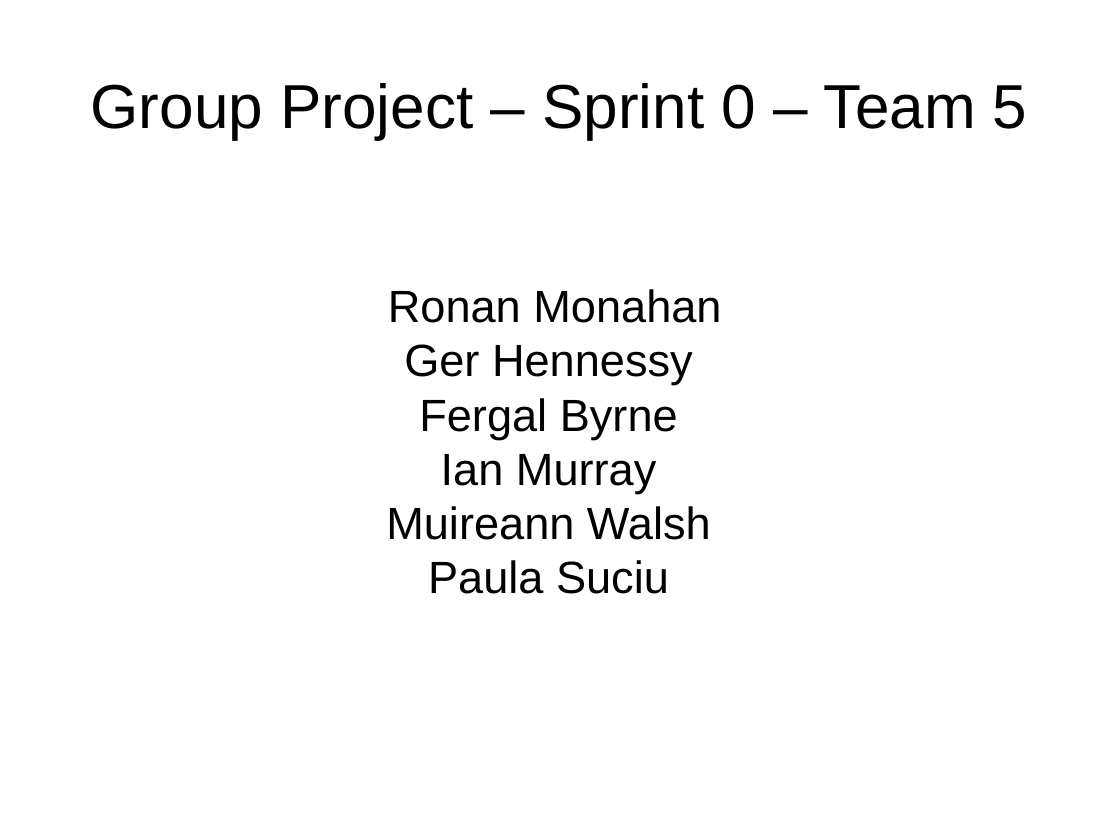
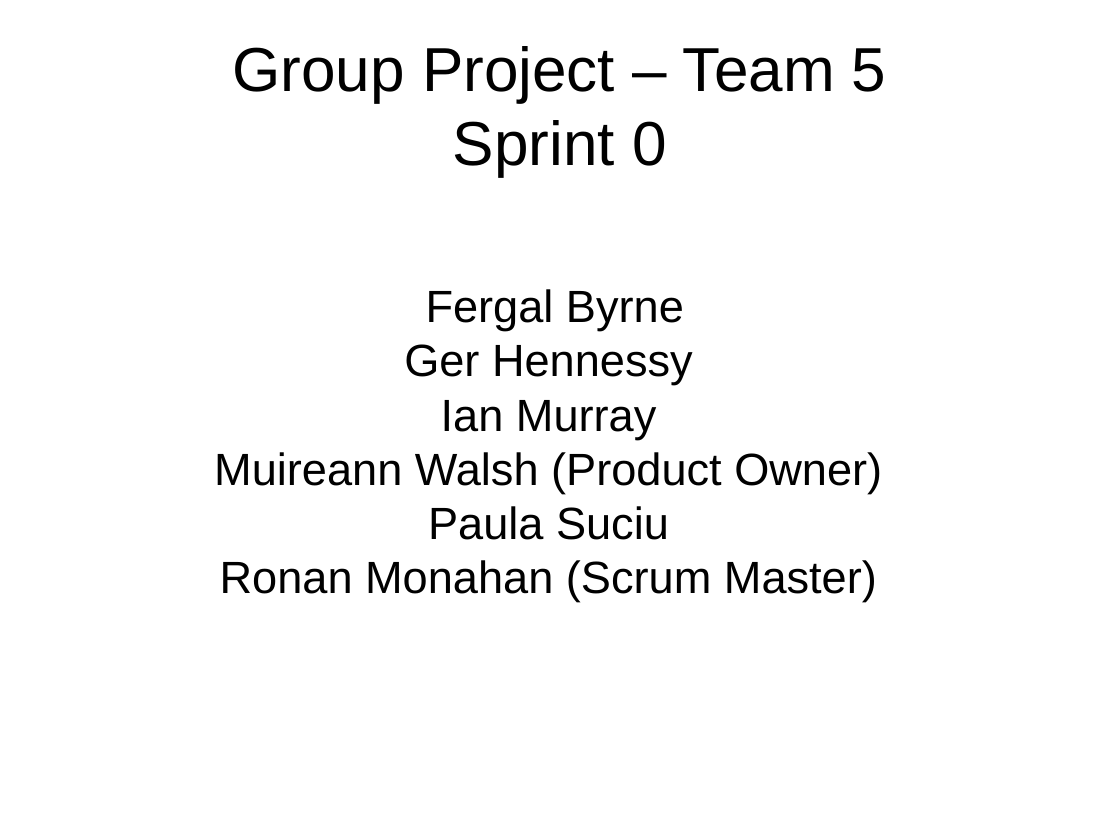
Before and after one commit to rednanor/GroupProject, a slide deck: slide 1 of Group5presentation.odp. Drawn at 1120x840 pixels with LibreOffice and Linux fonts; fonts in the diff are those of the drawing; background and template pictures are left out. Boxes give left, top, right and bottom in pixels: in the first picture for what was removed or moved away, otherwise in the second. Text is boxed around its words. In the diff, an @@ line names an element or a change of style, - is before the commit and + after.

```diff
--- a/Group5presentation.odp
+++ b/Group5presentation.odp
@@ title at [232,46,887,177]: text changed @@
-Group Project – Sprint 0 – Team 5
+Group Project – Team 5
+Sprint 0
@@ subtitle at [214,289,882,602]: text changed @@
-Ronan Monahan
-Ger Hennessy
-Fergal Byrne
-Ian Murray
-Muireann Walsh
-Paula Suciu
+Fergal Byrne
+Ger Hennessy
+Ian Murray
+Muireann Walsh (Product Owner)
+Paula Suciu
+Ronan Monahan (Scrum Master)
```
Also in this commit, not shown: 2 other slides changed, 1 slide added.
